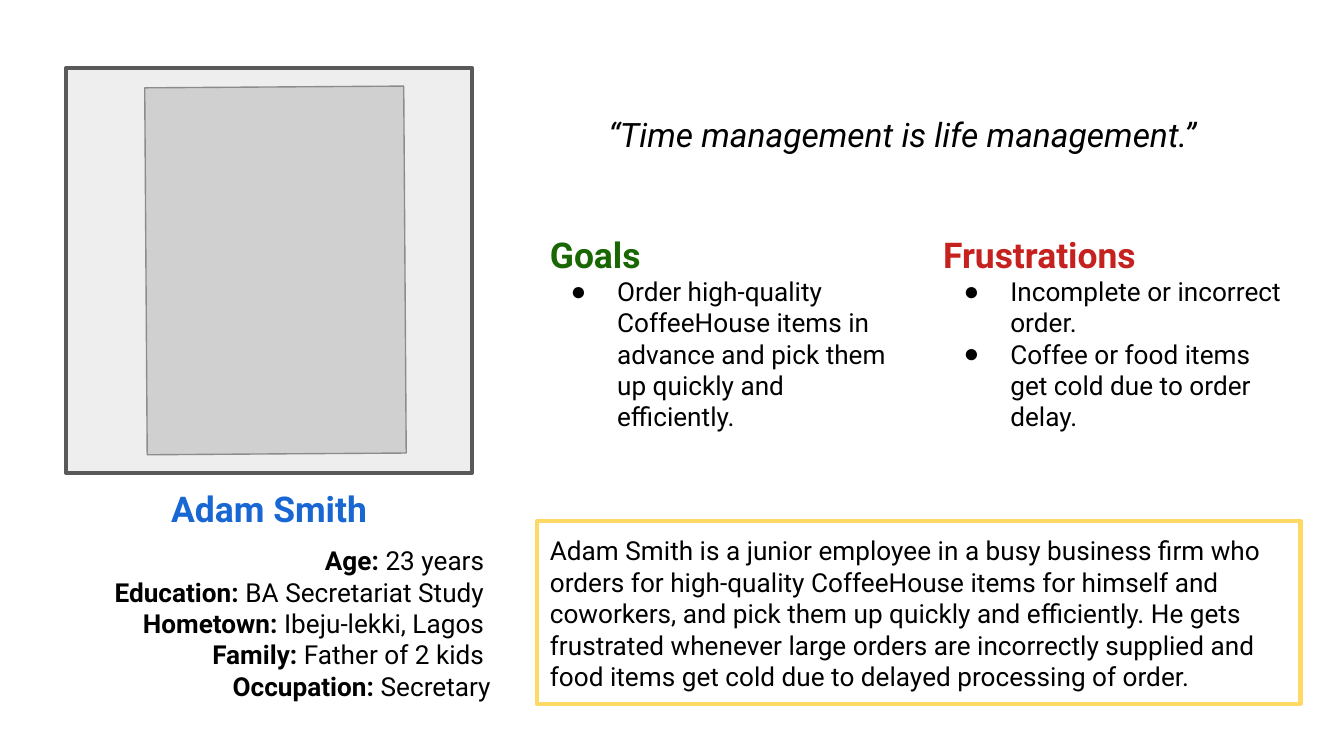
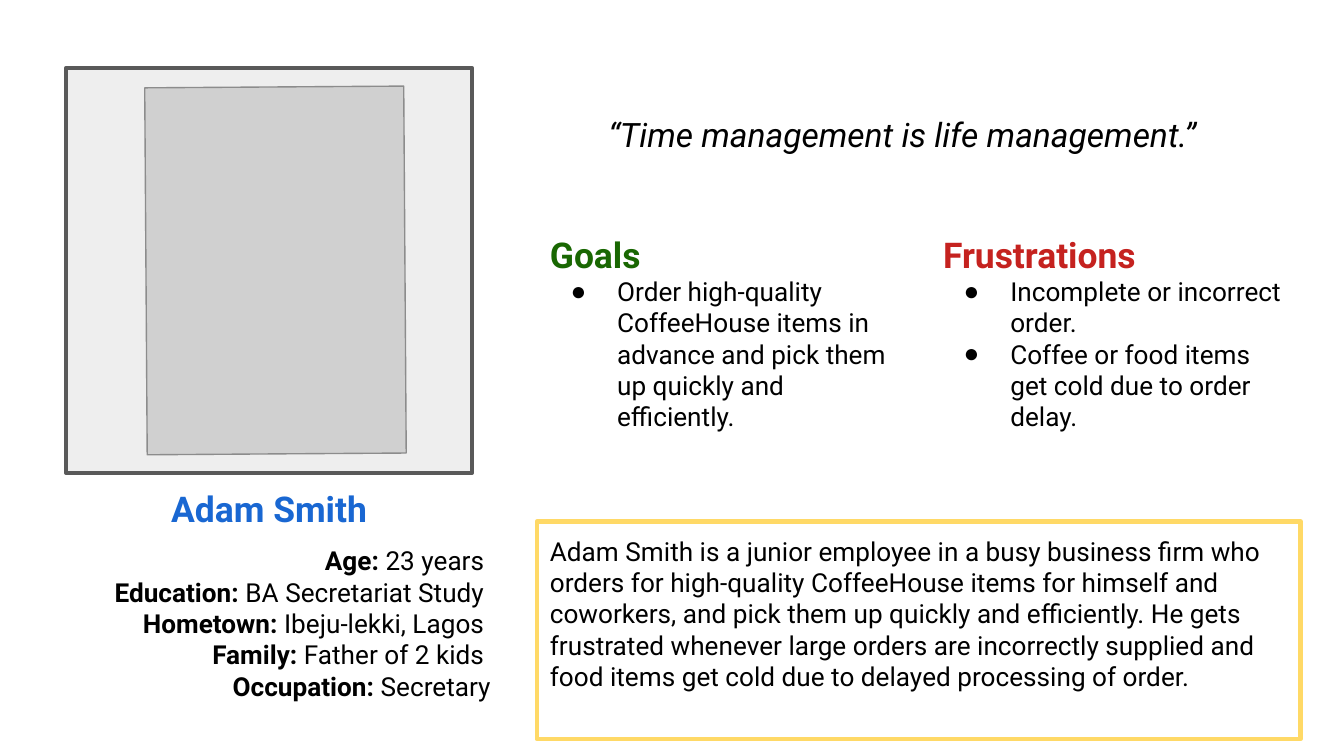
Before and after one commit to adex-badr18/google-ux-design, a slide deck: slide 1 of 02-ux-design-process/week1/Activity-on-persona/Persona.odp. Drawn at 1344x756 pixels with LibreOffice and Linux fonts; fonts in the diff are those of the drawing; grey boxes stand for pictures. Boxes give left, top, right and bottom in pixels: in the first picture for what was removed or moved away, otherwise in the second. Text is boxed around its words. In the diff, an @@ line names an element or a change of style, - is before the commit and + after.

```diff
--- a/02-ux-design-process/week1/Activity-on-persona/Persona.odp
+++ b/02-ux-design-process/week1/Activity-on-persona/Persona.odp
@@ rectangle "Adam Smith is a junior ..." resized from (x1=536, y1=521, x2=1300, y2=704) to (x1=536, y1=521, x2=1300, y2=739) @@
```
Also in this commit, not shown: 1 other slide changed, 3 other files.
